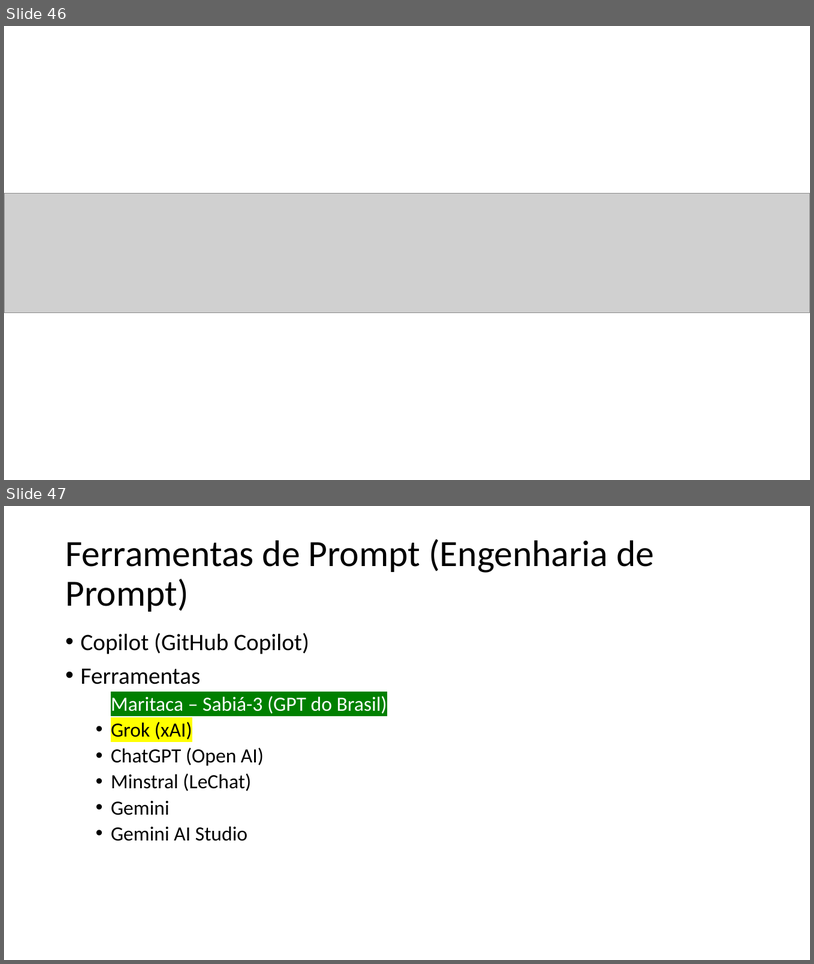
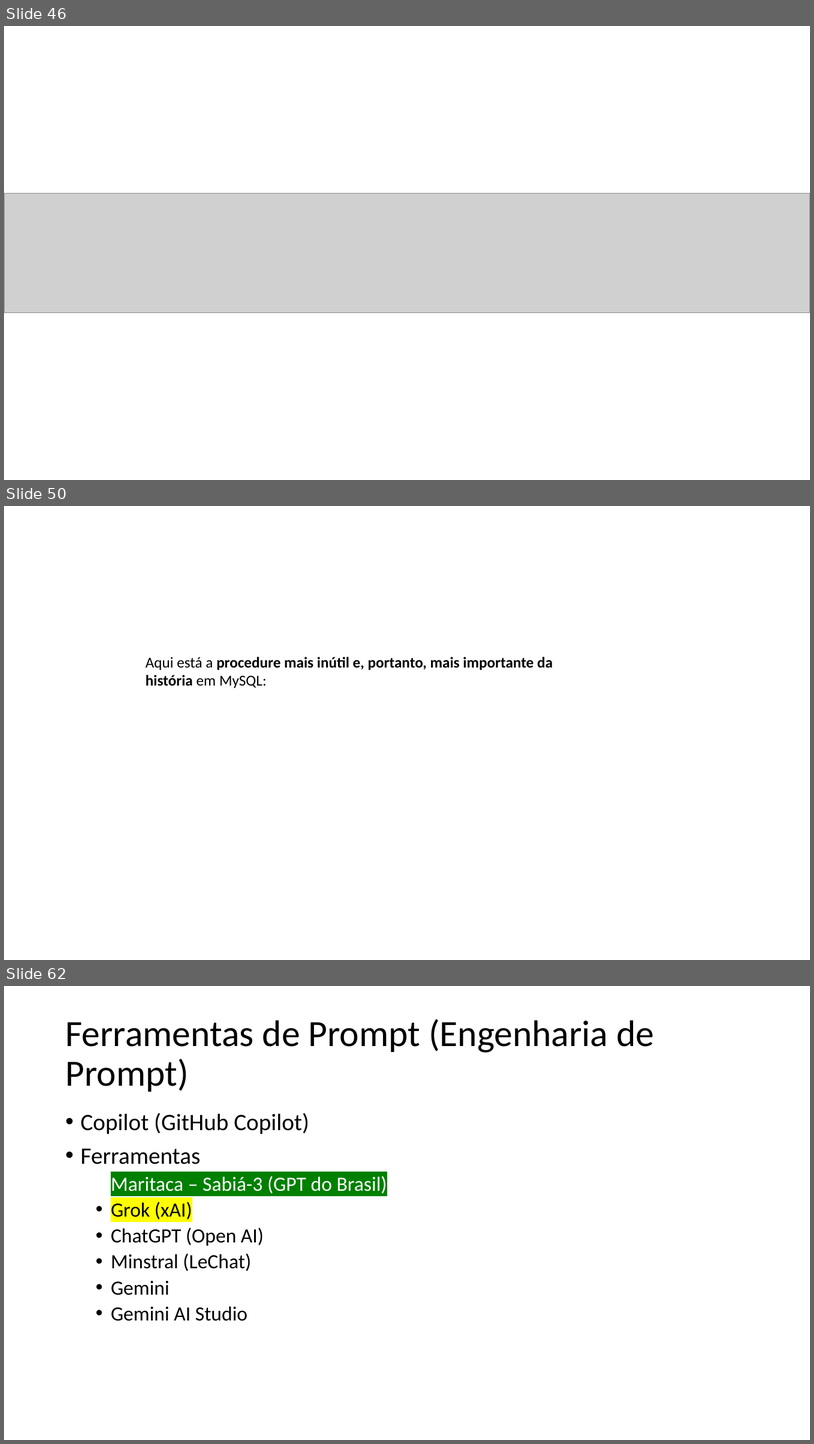
Before and after one commit to romulodf-cesar/etl_senso2015, a slide deck: Git e GitHub.pptx. Shown one above the other, each under a label of ours: slides 46 and 47 before the commit, slides 46, 50 and 62 after it; the slides between them are not shown. The pictures are 814x964 and 814x1444 pixels, drawn with LibreOffice and Linux fonts; fonts in the diff are those of the drawing; grey boxes stand for pictures. Boxes give left, top, right and bottom in pixels: in the first picture for what was removed or moved away, otherwise in the second. Text is boxed around its words. In the diff, an @@ line names an element or a change of style, - is before the commit and + after.

```diff
--- a/Git e GitHub.pptx
+++ b/Git e GitHub.pptx
@@ slide 50 added at [4, 506, 810, 960], background #FFFFFF @@
@@ text added at [146, 657, 553, 688], 18 pt, text #000000, bold @@
+Aqui está a procedure mais inútil e, portanto, mais importante da história em MySQL:
@@ what was slide 47 is now slide 62 @@
```
Also in this commit, not shown: 14 other slides added, 4 other files.
